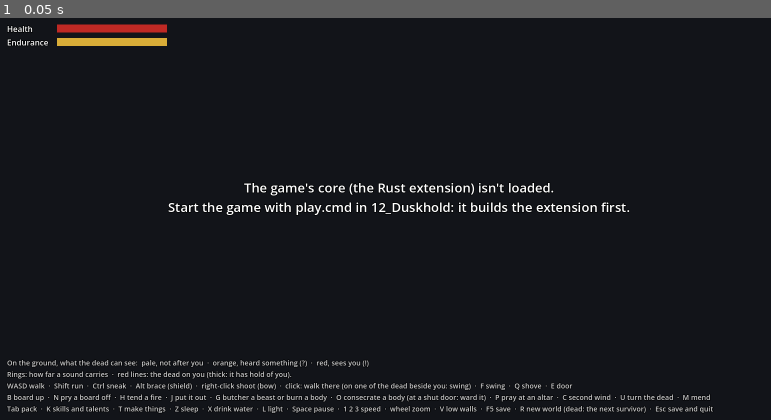
Above: before the commit, frame 1.
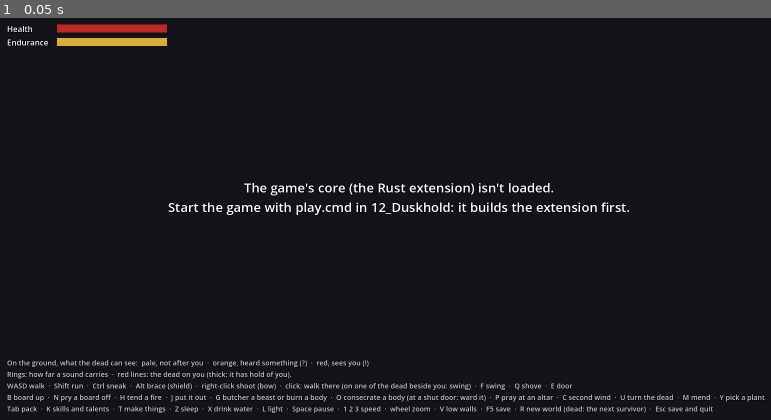
Above: after the commit, the same moment.

Repository: Mossenheimen/Duskhold
Game: Godot game, scene res://main.tscn
Two runs of this game, one before a commit and one after it. Both use one fixed random seed, a clock stepped at 60 frames per second and the inputs below.
Inputs:
- Up to frame 1 (0.05 s): no input

The runs differ from the first frame. In frame 1, less than 0.1% of the frame differs, in the area x 92-100%, y 93-96%.

Commit message:
Duskhold: herbs and foraging
Wild plants grow where they would: yarrow in the open, chamomile on a
riverbank or a pond's shore, brambles in the woods, and feverfew only
round the barrows and the graveyard (a prefab's grows). Y picks the one
beside you; it's left bare and grows back days later. Foraging, the
thirteenth skill, finds one more more often. Yarrow and a rag make a
poultice (a bandage with a salve: the wound closes in half the time and
hurts the less for it), chamomile steeped at a fire a tea that calms,
and feverfew brewed at a fire the fever's tincture. Save format 24;
296 tests.

Co-Authored-By: Claude Opus 5.5 <noreply@anthropic.com>

Diff:
--- a/client/chunk_view.gd
+++ b/client/chunk_view.gd
@@ -48,6 +48,17 @@
 }
 const TRUNK := Color(0.3, 0.23, 0.17)
 const LEAVES := Color(0.24, 0.33, 0.21)
+
+## Wild plants (fixtures.toml's forage), by fixture id: a low clump of leaves (how wide, how tall,
+## its green) and, on the herbs in flower, a flat cap of flowers (its colour, or null).
+## "picked_plant" is one picked bare.
+const PLANTS := {
+	"yarrow": [0.68, 0.52, Color(0.42, 0.5, 0.36), Color(0.93, 0.93, 0.87)],  # flat white flower heads
+	"chamomile": [0.62, 0.4, Color(0.45, 0.56, 0.35), Color(0.96, 0.93, 0.68)],  # small daisies
+	"feverfew": [0.62, 0.5, Color(0.4, 0.48, 0.3), Color(0.94, 0.88, 0.42)],  # yellow-white
+	"bramble": [1.0, 0.8, Color(0.17, 0.23, 0.16), null],  # a dark, thorny tangle
+	"picked_plant": [0.42, 0.22, Color(0.46, 0.41, 0.27), null],  # stalks, picked bare
+}
 
 ## How furniture looks, by fixture id: its size (x, height, z) and colour. Anything not listed is
 ## a plain crate-sized box; "tree" is drawn as a tree.
@@ -254,6 +265,10 @@
 	var boxes: Array[Transform3D] = []
 	var box_colours := PackedColorArray()
 	var box_surfaces := PackedFloat32Array()
+	var clumps: Array[Transform3D] = []
+	var clump_colours := PackedColorArray()
+	var flowers: Array[Transform3D] = []
+	var flower_colours := PackedColorArray()
 	for y in size:
 		for x in size:
 			var fixture := tiles[y * size + x] >> 4
@@ -271,6 +286,16 @@
 				var crown := Basis.from_euler(Vector3(0, shade * 40.0, 0)).scaled(Vector3(grow, grow, grow))
 				crowns.append(Transform3D(crown, centre + Vector3(0, 1.9 * grow, 0)))
 				crown_colours.append(LEAVES.lightened(shade * 2.5).srgb_to_linear())
+			elif PLANTS.has(names[fixture]):
+				# A low clump, a little wider or narrower from tile to tile, and its flowers on top.
+				var plant: Array = PLANTS[names[fixture]]
+				var wide: float = plant[0] * (0.85 + shade * 3.0)
+				var tall: float = plant[1]
+				clumps.append(Transform3D(Basis.from_scale(Vector3(wide, tall, wide)), centre + Vector3(0, tall * 0.45, 0)))
+				clump_colours.append((plant[2] as Color).darkened(shade).srgb_to_linear())
+				if plant[3] != null:
+					flowers.append(Transform3D(Basis.from_scale(Vector3(wide * 0.5, 0.08, wide * 0.5)), centre + Vector3(0, tall * 0.92, 0)))
+					flower_colours.append((plant[3] as Color).srgb_to_linear())
 			else:
 				var look: Array = FURNITURE.get(names[fixture], [Vector3(0.75, 0.7, 0.75), Color(0.5, 0.39, 0.25)])
 				var box: Vector3 = look[0]
@@ -299,6 +324,23 @@
 		_add_cut_away(_fixtures, leaves, crowns, crown_colours, leafy)
 	if not boxes.is_empty():
 		_add_cut_away(_fixtures, BoxMesh.new(), boxes, box_colours, box_surfaces)
+	if not clumps.is_empty():
+		var clump := SphereMesh.new()
+		clump.radius = 0.5
+		clump.height = 1.0
+		clump.radial_segments = 6
+		clump.rings = 3
+		var leafy := PackedFloat32Array()
+		leafy.resize(clumps.size())
+		leafy.fill(FOLIAGE)
+		_add_cut_away(_fixtures, clump, clumps, clump_colours, leafy)
+	if not flowers.is_empty():
+		var cap := SphereMesh.new()
+		cap.radius = 0.5
+		cap.height = 1.0
+		cap.radial_segments = 6
+		cap.rings = 2
+		_add_cut_away(_fixtures, cap, flowers, flower_colours)
 
 
 ## Instances drawn with the cut-away material, plus a shadow-only copy: a hole cut for the
--- a/client/hud.gd
+++ b/client/hud.gd
@@ -6,7 +6,7 @@
 const LINE_LIFE := 6.0  # seconds a line of news stays
 const FLASH_LIFE := 0.6
 
-const CONTROLS := "WASD walk  ·  Shift run  ·  Ctrl sneak  · …(332 unchanged characters)… cond wind  ·  U turn the dead  ·  M mend\nTab pack  ·  K skills and talents  ·   …(195 unchanged characters)…
+const CONTROLS := "WASD walk  ·  Shift run  ·  Ctrl sneak  · …(332 unchanged characters)… cond wind  ·  U turn the dead  ·  M mend  ·  Y pick a plant\nTab pack  ·  K skills and talents  ·   …(195 unchanged characters)…
 const LEGEND := "On the ground, what the dead can see:  pale, not after you  ·  orange, heard something (?)  ·  red, sees you (!)\nRings: how far a sound carries  ·  red lines: the dead on you (thick: it has hold of you)."
 
 ## The moodles, by DuskWorld.character_moodles() code: a name for each level, what it does to
@@ -160,7 +160,7 @@
 		dead = "  ·  the dead %d%%" % roundi(pressure[0] / 10.0)
 	var weather: String = ["", "  ·  rain", "  ·  heavy rain"][clampi(rain, 0, 2)]
 	var inside := "" if place.is_empty() else "  ·  in %s" % place
-	_state.text = "DUSKHOLD  ·  new: the Cleric\n%s%s%s  ·  Seed %d  ·  %d×%s%s" % [
+	_state.text = "DUSKHOLD  ·  new: herbs and foraging\n%s%s%s  ·  Seed %d  ·  %d×%s%s" % [
 		time_of_day(clock), inside, weather, world_seed, speed, dead, _countdown(tolling)]
 	_paused.visible = paused
 
--- a/client/main.gd
+++ b/client/main.gd
@@ -13,8 +13,8 @@
 ## logs (take what's kept by the fire beside you), fire (tend it), smother, sleep, drink (from
 ## water), light, skills (the panel), board or unboard, sneak, shield (take one up), brace, bow (take one up), shoot (the nearest of the dead you see), cook (the last cooked recipe
 ## that can be made), butcher (G), hunt (shoot the nearest
-## beast within a bow's reach), turn (the dead: U), pray (P), consecrate or ward (O), mend (M)
-## S real seconds in;
+## beast within a bow's reach), turn (the dead: U), pray (P), consecrate or ward (O), mend (M),
+## pick (the wild plant beside you: Y) S real seconds in;
 ## --class=NAME take up that class at the start (a trial run asks for none: the first, else);
 ## --news print the news too (for --headless); --hour=H start at that hour of the day;
 ## --save=PATH carry on from that save if it's there, and save to it.
@@ -139,6 +139,8 @@
 const HEALED := 94
 const WARDED := 95
 const WARD_FADED := 96
+const PICKED := 97
+const REGREW := 98
 ## Rain streaks falling round the camera, by DuskWorld.rain() (dry, rain, heavy).
 const RAIN_DROPS := [0, 700, 1800]
 ## What your own timed actions are called, by DuskWorld.actor_actions() kind (5 on).
@@ -151,7 +153,12 @@
 	29: "Catching your breath", 30: "Laying the fire", 31: "Lighting the fire",
 	32: "Putting the fire out", 33: "Making it", 34: "Breaking it down", 36: "Drawing the bow",
 	37: "Butchering it", 38: "Holding up the holy symbol", 39: "Praying", 40: "Consecrating it",
-	41: "Mending the wound", 42: "Warding the door"}
+	41: "Mending the wound", 42: "Warding the door", 43: "Picking it"}
+## What the news says of a wild plant (fixtures.toml's id) the first time you're beside one.
+const PLANT_TOLD := {"yarrow": "Yarrow grows here: made into a poultice, it staunches a wound",
+	"chamomile": "Chamomile grows here: steeped at a fire, its tea calms",
+	"bramble": "A bramble, black with berries",
+	"feverfew": "Feverfew grows here, where the dead lie: brewed at a fire, it cures the fever"}
 ## A body that rose as a revenant (DuskWorld.actor_remains()): nothing's left to draw.
 const RISEN_BODY := 3
 ## A light, by DuskWorld.item_kinds().
@@ -240,6 +247,7 @@
 var class_wanted := ""  # --class: the class a trial run's survivors take up
 var choosing_class := false  # the game waits, paused, for a class to be chosen
 var class_texts := PackedStringArray()  # every class's name and line (DuskWorld.class_texts())
+var plants_told := {}  # the wild plants the news has named, by fixture number
 
 
 func _ready() -> void:
@@ -409,6 +417,7 @@
 	hud.show_faith(dusk.faith())
 	hud.show_deeds(dusk.character_deeds())
 	_mind_the_ground()
+	_mind_the_plants()
 	var doing := _my_action()
 	bag.refresh(doing.x != 0, dead)
 	skills.refresh(dead)
@@ -488,6 +497,8 @@
 		_hallow()
 	elif event.is_action_pressed("mend") and not dead:
 		_mend()
+	elif event.is_action_pressed("pick") and not dead:
+		_pick()
 	elif event.is_action_pressed("unboard") and not dead:
 		_pry_board()
 	elif event.is_action_pressed("tend_fire") and not dead:
@@ -651,6 +662,19 @@
 		hud.say("You leave hallowed ground.")
 
 
+## Beside a wild plant: the first time of each kind, what it's good for, and Y.
+func _mind_the_plants() -> void:
+	if dead:
+		return
+	var f: int = dusk.pick_check()
+	if f <= 0 or plants_told.has(f):
+		return
+	plants_told[f] = true
+	var names: PackedStringArray = dusk.fixture_names()
+	var plant: String = names[f] if f < names.size() else ""
+	hud.say("%s. Y to pick it." % PLANT_TOLD.get(plant, "Something grows here"))
+
+
 ## G: cut up the beast's carcass beside you, if there's one; else pour oil on the body beside
 ## you and set it alight from the light you hold up.
 func _burn_body() -> void:
@@ -761,6 +785,15 @@
 			hud.say("Not enough faith to mend it. Pray at an altar (P).")
 		_:
 			hud.say("No mending: it takes the talent (a Cleric's, K).")
+
+
+## Y: pick the wild plant beside you: the one you face, else the one you stand on, else the
+## first round you.
+func _pick() -> void:
+	if dusk.pick_check() > 0:
+		dusk.pick()
+	else:
+		hud.say("Nothing to pick beside you. Wild plants grow in the open, in the woods and by the water.")
 
 
 ## H: tend the hearth, stove or forge beside you: lay a piece of fuel on, or once it's laid,
@@ -1152,6 +1185,16 @@
 			WARDED:
 				if who == me:
 					hud.say("You ward the door. The dead won't beat on it tonight.")
+			PICKED:
+				map_view.refresh_tile(Vector2i(events[i + 3], events[i + 4]))
+				if who == me:
+					var picked := extra / 65536
+					if picked > 0:
+						hud.say("You pick it: %s ×%d." % [_item_name(extra % 65536), picked])
+					else:
+						hud.say("You pick it over, and find nothing worth taking.")
+			REGREW:
+				map_view.refresh_tile(Vector2i(events[i + 3], events[i + 4]))
 			WARD_FADED:
 				if _near(events[i + 3], events[i + 4], 16.0):
 					hud.say("The ward on the door has faded.")
@@ -1642,6 +1685,7 @@
 		"pray": [KEY_P],
 		"hallow": [KEY_O],
 		"mend": [KEY_M],
+		"pick": [KEY_Y],
 		"unboard": [KEY_N],
 		"tend_fire": [KEY_H],
 		"smother_fire": [KEY_J],
@@ -1807,6 +1851,8 @@
 				_hallow()
 			"mend":
 				_mend()
+			"pick":  # Y: the wild plant beside you
+				_pick()
 			"next":  # after a death, the next survivor
 				_next_survivor()
 
Not shown, changed: ARCHITECTURE.md
Not shown, changed: CLAUDE.md
Not shown, changed: CONCEPT.md
Not shown, changed: crates/dusk-cli/src/main.rs
Not shown, changed: crates/dusk-core/src/actor.rs
Not shown, changed: crates/dusk-core/src/combat.rs
Not shown, added: crates/dusk-core/src/forage.rs
Not shown, changed: crates/dusk-core/src/hash.rs
Not shown, changed: crates/dusk-core/src/items.rs
Not shown, changed: crates/dusk-core/src/lib.rs
Not shown, changed: crates/dusk-core/src/save.rs
Not shown, changed: crates/dusk-core/src/skills.rs
(and 19 more such lines)
